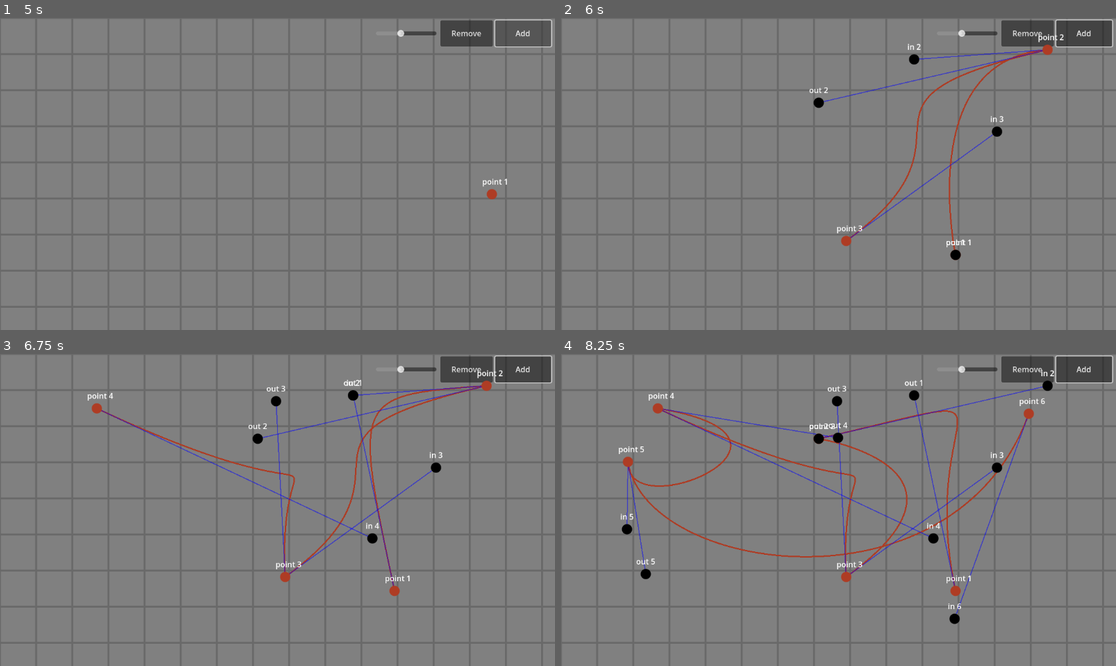
Above: before the commit, frames 1-4 (two rows, left to right).
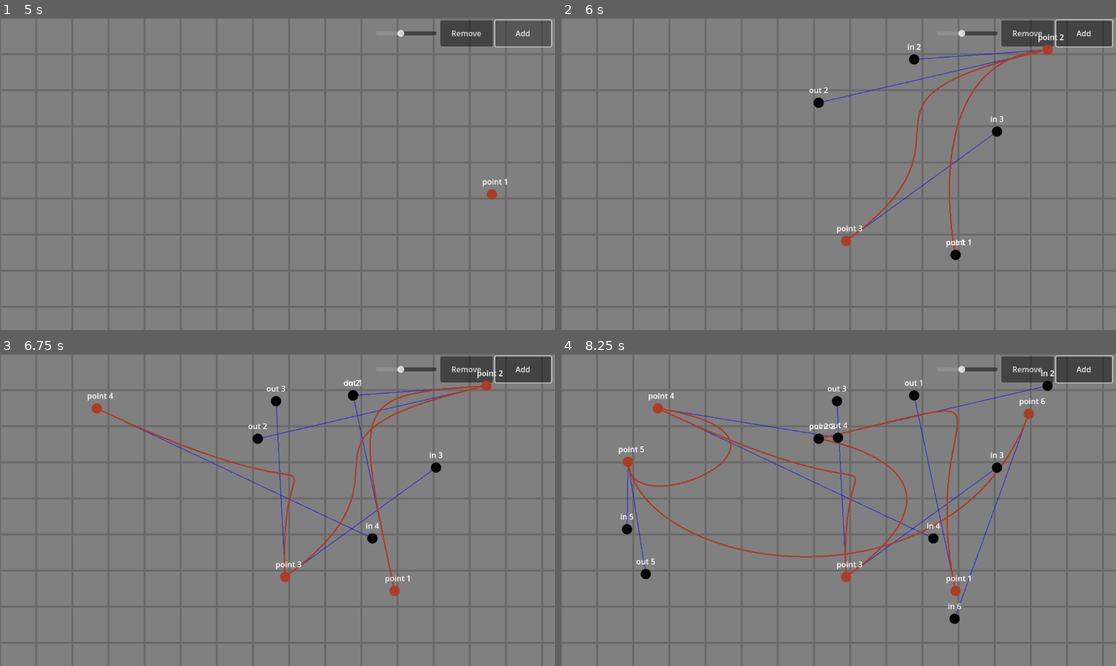
Above: after the commit, the same moments.

Repository: NiahSSBM/Godot-Curves
Game: Godot game, scene res://scenes/main.tscn
Same seed, same stepped clock (60 frames per second), same inputs: the game is played once before the commit and once after it.
Inputs (mouse positions are in pixels of both pictures, inside the frame that each line leads up to):
- Up to frame 1 (5 s): click "Remove" at 0.5 s; click "Add" at 1.25 s; click "Remove" at 2 s; click "Add" at 2.75 s; click "Remove" at 3.5 s; click "Add" at 4.25 s
- Up to frame 2 (6 s): tap Enter at 5 s; move the mouse to (1054, 192) at 5.02 s; press the mouse at (1054, 192) at 5.03 s; tap Space at 5.75 s; move the mouse to (955, 255) at 5.77 s; release the mouse at (955, 255) at 5.78 s; click (955, 255) at 5.85 s
- Up to frame 3 (6.75 s): tap Enter at 6.5 s; move the mouse to (355, 394) at 6.52 s; press the mouse at (355, 394) at 6.53 s
- Up to frame 4 (8.25 s): tap Space at 7.25 s; move the mouse to (1049, 385) at 7.27 s; release the mouse at (1049, 385) at 7.28 s; click (1049, 385) at 7.35 s; tap Enter at 8 s; move the mouse to (816, 438) at 8.02 s; press the mouse at (816, 438) at 8.03 s

Frame 1 is identical in both runs. In frame 2, less than 0.1% of the frame differs, in the area x 52-87%, y 10-71%; in frame 3, 0.2%; in frame 4, 0.2%, in the area x 12-85%, y 17-75%.

Commit message:
fix control line z order

Diff:
--- a/scenes/main.tscn
+++ b/scenes/main.tscn
@@ -4,7 +4,7 @@
 [ext_resource type="Script" uid="uid://bfbmtqwua1p7h" path="res://scripts/main.gd" id="1_tbgi4"]
 [ext_resource type="Script" uid="uid://cvrpoig25f37a" path="res://scripts/line_2d.gd" id="2_tbgi4"]
 [ext_resource type="Script" uid="uid://sqob4xa00esx" path="res://scripts/grid.gd" id="4_jyhfs"]
-[ext_resource type="Script" uid="uid://r37sk2h653bk" path="res://scenes/ui.gd" id="4_tbgi4"]
+[ext_resource type="Script" uid="uid://r37sk2h653bk" path="res://scripts/ui.gd" id="4_tbgi4"]
 
 [sub_resource type="Curve2D" id="Curve2D_sugp2"]
 
--- a/scripts/control_line.gd
+++ b/scripts/control_line.gd
@@ -5,6 +5,7 @@
 func _ready():
 	width = ceil(2 * Globals.global_scale)
 	default_color = Color(Color.BLUE, 0.5)
+	z_index = -6
 
 	target_point = get_node("../../point")
 
Renamed: scenes/ui.gd -> scripts/ui.gd
Renamed: scenes/ui.gd.uid -> scripts/ui.gd.uid
